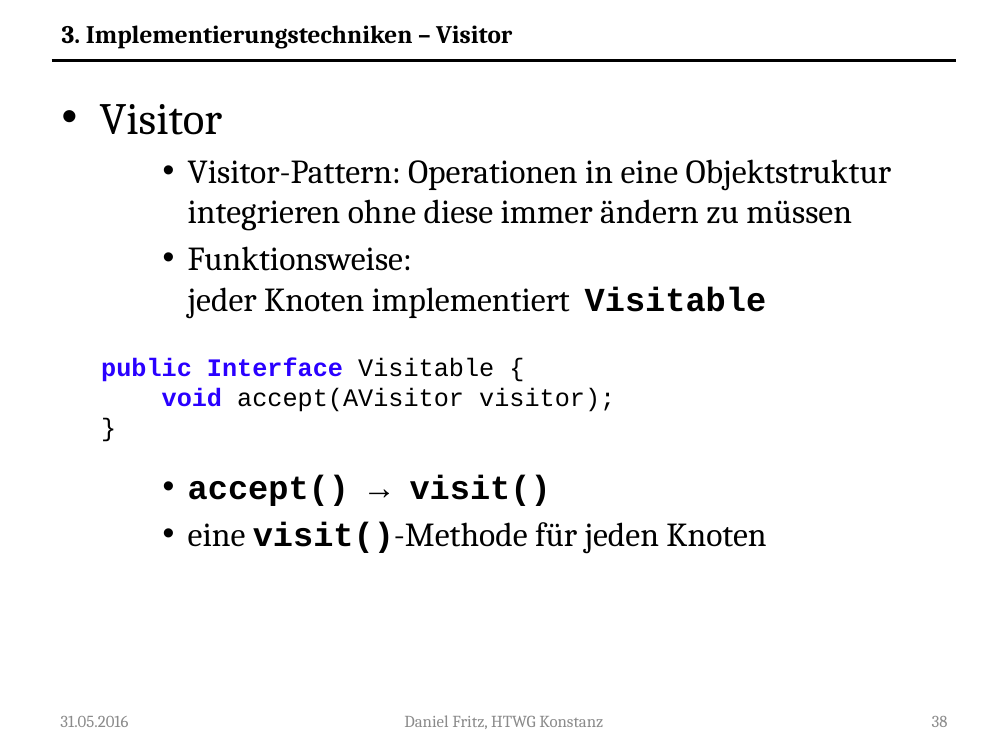
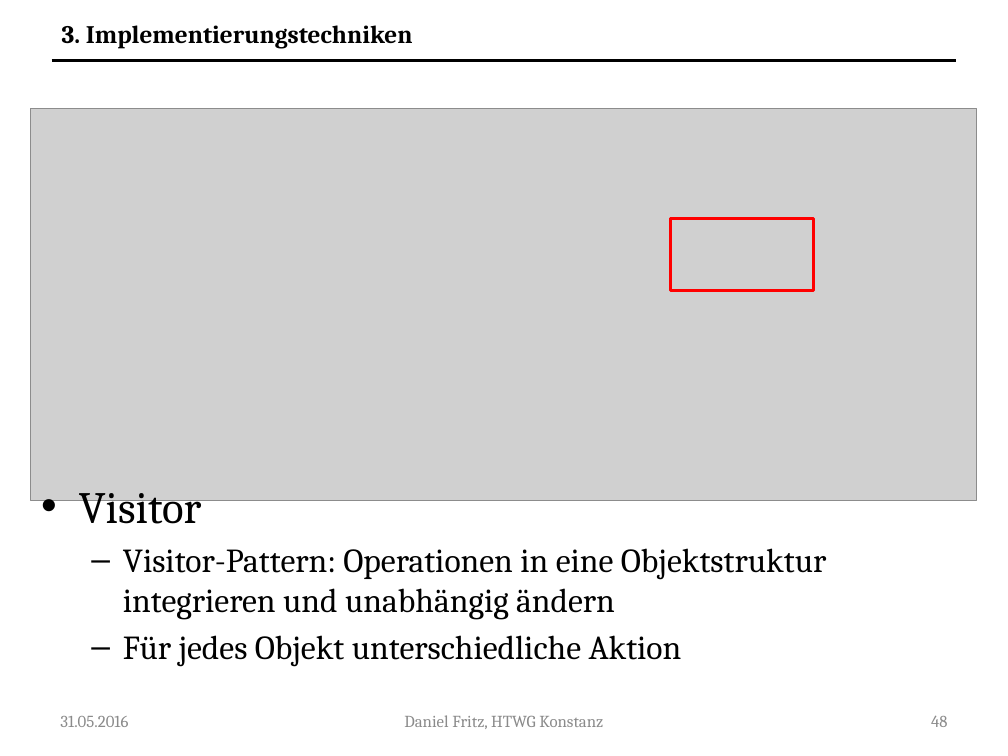
Before and after one commit to Guldenbart/MA, a slide deck: slide 48 of ppt/MA_neu.pptx (slide 38 before the commit). Drawn at 1008x756 pixels with LibreOffice and Linux fonts; fonts in the diff are those of the drawing; grey boxes stand for pictures. Boxes give left, top, right and bottom in pixels: in the first picture for what was removed or moved away, otherwise in the second. Text is boxed around its words. In the diff, an @@ line names an element or a change of style, - is before the commit and + after.

```diff
--- a/ppt/MA_neu.pptx
+++ b/ppt/MA_neu.pptx
@@ text at (62,25,413,49): text changed @@
-3. Implementierungstechniken – Visitor
+3. Implementierungstechniken
@@ picture added at (31,108,978,500) @@
@@ rectangle added at (670,219,813,290), outline #FF0000 2 pt @@
@@ text removed at (101,357,615,412) @@
-public Interface Visitable {
-void accept(AVisitor visitor);
-}
@@ text "Visitor": place and size @@
-text "Visitor" at (100,104,892,554)
+text "Visitor" at (79,493,827,667)
@@ text at (123,548,827,667): text changed @@
-    • Visitor-Pattern: Operationen in eine Objektstruktur integrieren ohne diese immer ändern zu müssen
-    • Funktionsweise:
-      jeder Knoten implementiert Visitable
-    • accept() → visit()
-    • eine visit()-Methode für jeden Knoten
+  – Visitor-Pattern: Operationen in eine Objektstruktur integrieren und unabhängig ändern
+  – Für jedes Objekt unterschiedliche Aktion
@@ page number at (931,716,947,727): text changed @@
-38
+48
```
Also in this commit, not shown: 25 other slides changed, 16 slides added, 1 other file.
